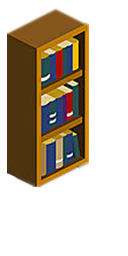
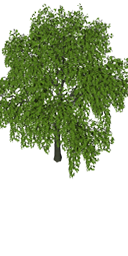
Two versions of the same layered image (128x256). Layer-by-layer changes:
hid "Calque 1 copie" over (0, 95, 128, 187)
hid "etagere copie", painted on it over (7, 7, 119, 187)
added layer "ZC2_Tree_1_dark-d" above "Calque 2 copie" over (0, 3, 128, 180)
